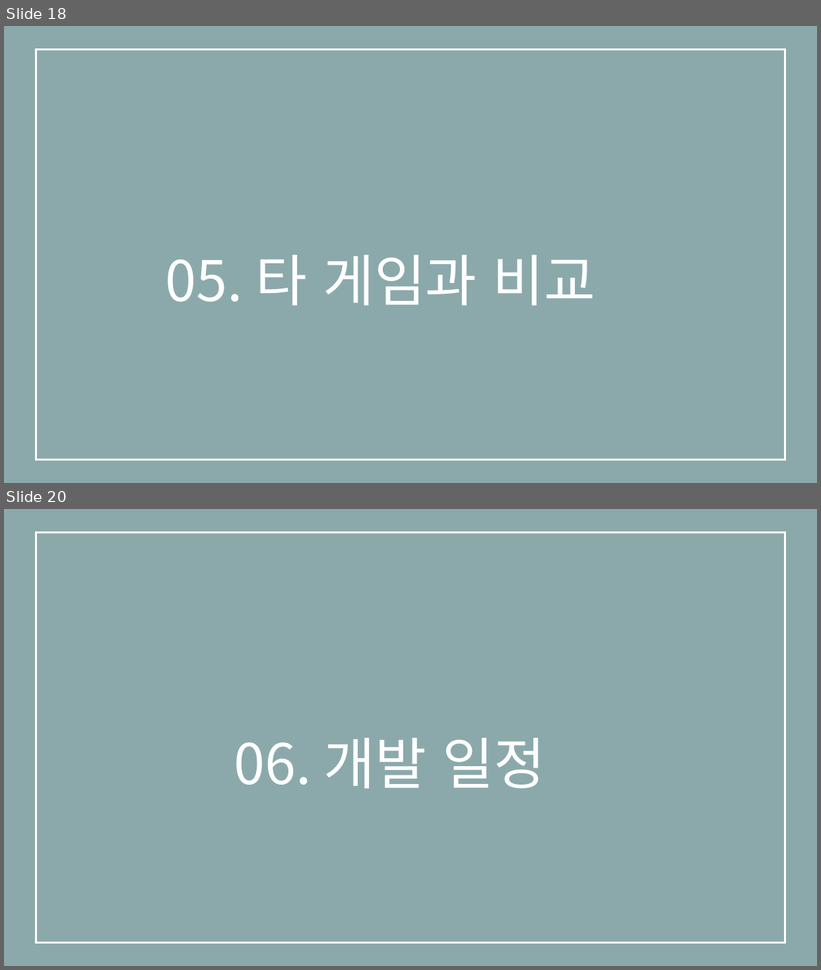
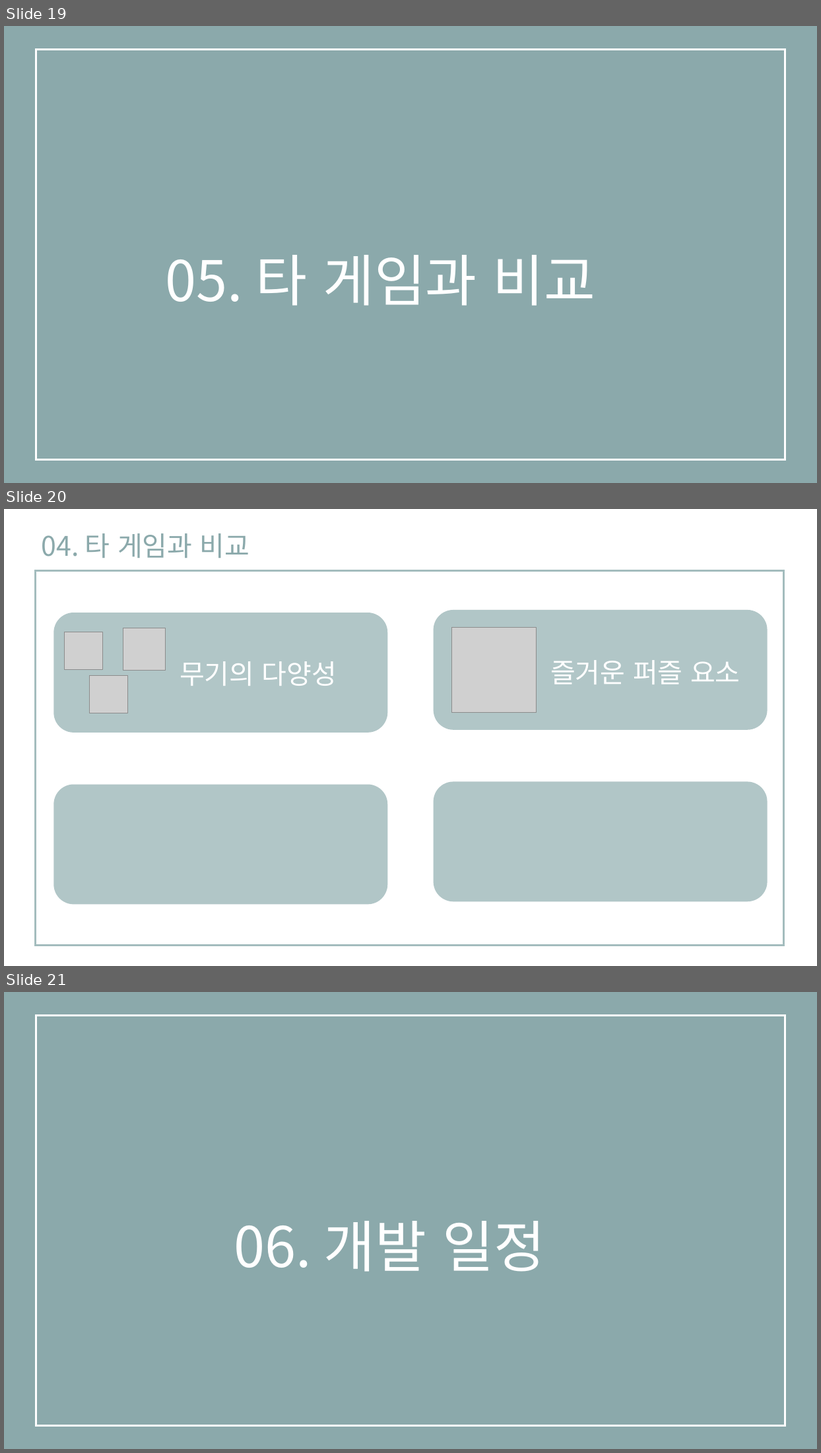
Before and after one commit to eunjiyun/Graduation_Work, a slide deck: Game_Design/2019184003 김 선아 장르 제안서.pptx. Shown one above the other, each under a label of ours: slides 18 and 20 before the commit, slides 19, 20 and 21 after it; the slides between them are not shown. The pictures are 821x970 and 821x1453 pixels, drawn with LibreOffice and Linux fonts; fonts in the diff are those of the drawing; grey boxes stand for pictures. Boxes give left, top, right and bottom in pixels: in the first picture for what was removed or moved away, otherwise in the second. Text is boxed around its words. In the diff, an @@ line names an element or a change of style, - is before the commit and + after.

```diff
--- a/Game_Design/2019184003 김 선아 장르 제안서.pptx
+++ b/Game_Design/2019184003 김 선아 장르 제안서.pptx
@@ slide 20 added at [4, 509, 817, 966], background #FFFFFF @@
@@ text added at [42, 533, 250, 558], 32 pt, text #8BA9AB @@
+04. 타 게임과 비교
@@ rectangle added at [35, 570, 784, 945], outline #A3BCBD 2.25 pt @@
@@ rounded rectangle added at [54, 613, 388, 733], fill #B1C6C7 @@
@@ rounded rectangle added at [434, 610, 768, 730], fill #B1C6C7 @@
@@ picture added at [451, 627, 537, 712] @@
@@ picture added at [65, 632, 104, 670] @@
@@ picture added at [123, 628, 166, 671] @@
@@ text added at [180, 661, 337, 686], 32 pt, text #FFFFFF @@
+무기의 다양성
@@ text added at [550, 660, 741, 685], 32 pt, text #FFFFFF @@
+즐거운 퍼즐 요소
@@ picture added at [89, 675, 128, 714] @@
@@ rounded rectangle added at [54, 785, 388, 905], fill #B1C6C7 @@
@@ rounded rectangle added at [434, 782, 768, 902], fill #B1C6C7 @@
@@ what was slide 18 is now slide 19 @@
@@ what was slide 20 is now slide 21 @@
```
Also in this commit, not shown: 3 slides changed, 1 other slide added, 1 slide removed.
